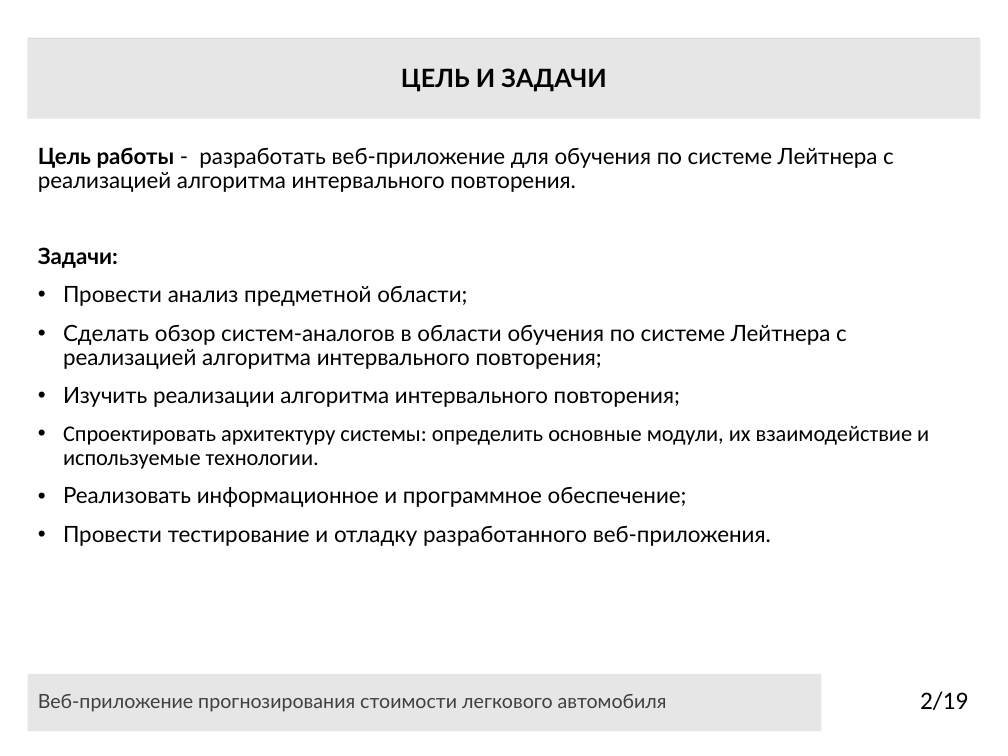
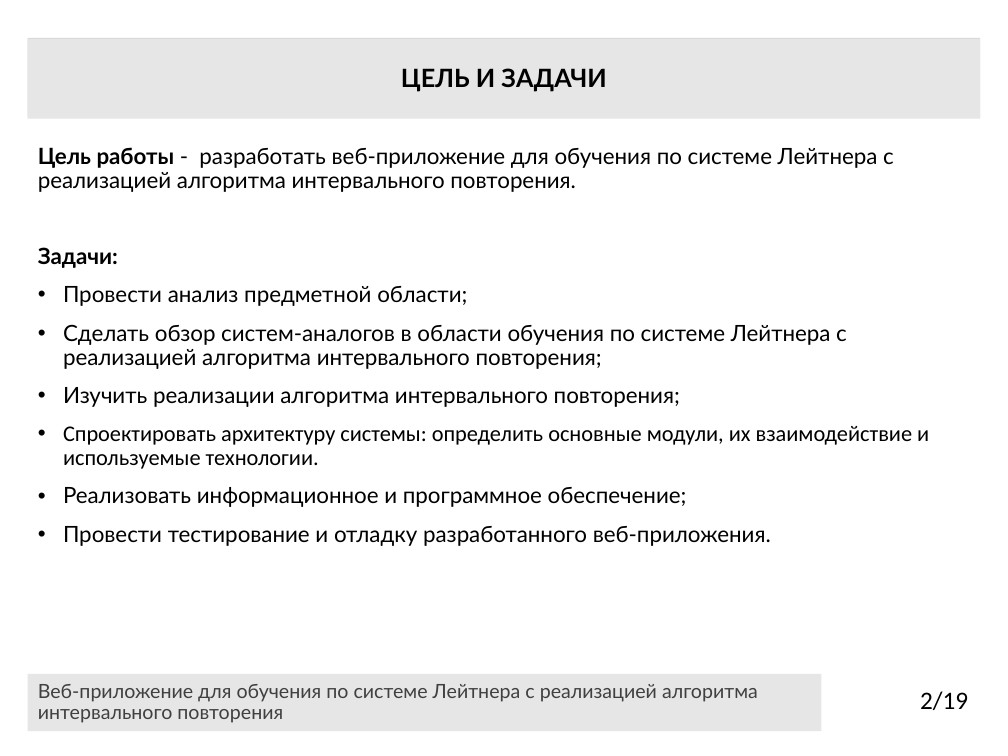
Before and after one commit to darik-cell/diplom, a slide deck: slide 2 of Презентация_Алёнушка_6401.pptx. Drawn at 1008x756 pixels with LibreOffice and Linux fonts; fonts in the diff are those of the drawing. Boxes give left, top, right and bottom in pixels: in the first picture for what was removed or moved away, otherwise in the second. Text is boxed around its words. In the diff, an @@ line names an element or a change of style, - is before the commit and + after.

```diff
--- a/Презентация_Алёнушка_6401.pptx
+++ b/Презентация_Алёнушка_6401.pptx
@@ text in rectangle at [38,684,758,723]: text changed @@
-Веб-приложение прогнозирования стоимости легкового автомобиля
+Веб-приложение для обучения по системе Лейтнера с реализацией алгоритма интервального повторения
```
Also in this commit, not shown: 15 other slides changed, 4 slides added, 2 slides removed, 3 other files.
